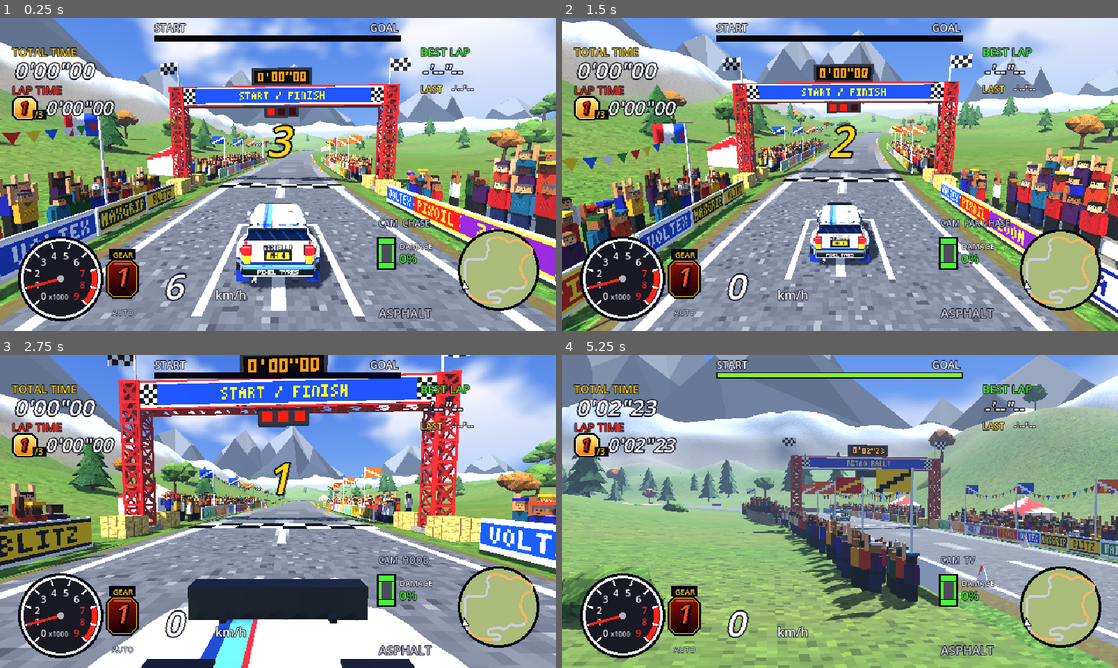
Above: before the commit, frames 1-4 (two rows, left to right).
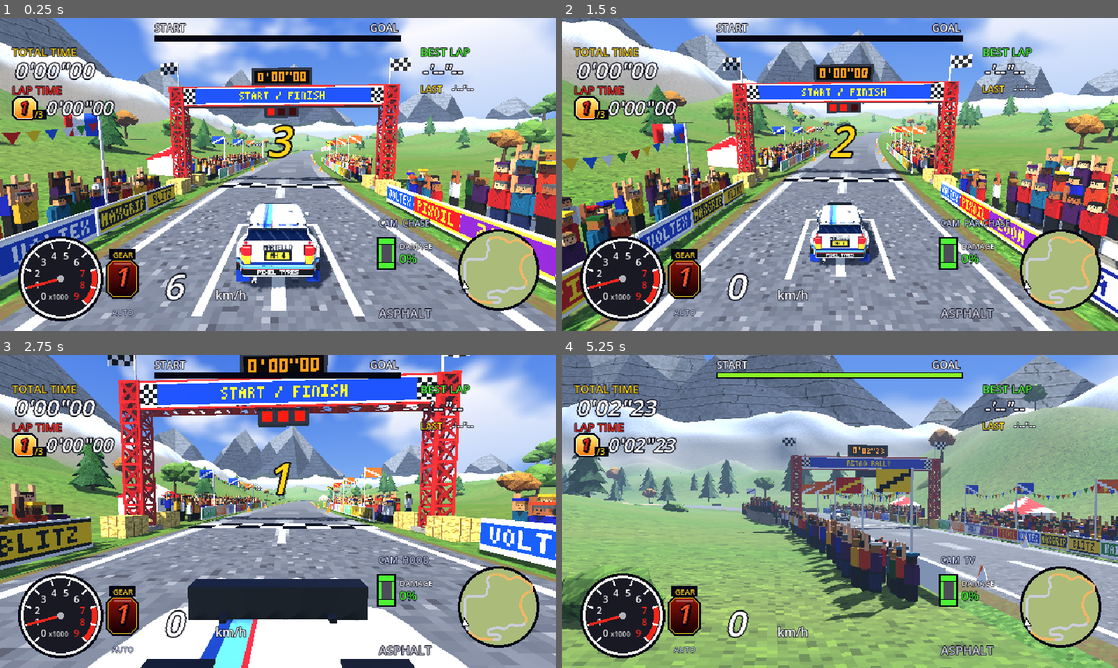
Above: after the commit, the same moments.

Repository: NiklasRenner/opus-rally-game
Game: Godot game, scene res://main.tscn
Same seed, same stepped clock (60 frames per second), same inputs: the game is played once before the commit and once after it. This scene is started directly instead of the project's main scene.
Inputs (mouse positions are in pixels of both pictures, inside the frame that each line leads up to):
- Up to frame 1 (0.25 s): no input
- Up to frame 2 (1.5 s): tap Enter (ui_accept) at 0.5, 0.77, 1.07 s; move the mouse to (962, 158) at 0.52 s; hold D (steer_right) 0.53-1.25 s; hold C (camera) 0.53-1.25 s; click (962, 158) at 0.67 s; drag from (728, 190) to (812, 237) at 1.27 s
- Up to frame 3 (2.75 s): move the mouse to (333, 442) at 2.02 s; hold D (steer_right) from 2.03 s (still down); hold C (camera) from 2.03 s (still down)
- Up to frame 4 (5.25 s): release D (steer_right) at 2.75 s; release C (camera) at 2.75 s; drag from (812, 574) to (673, 464) at 2.77 s; move the mouse to (1006, 558) at 3.52 s; hold A (steer_left) 3.53-4.25 s; hold C (camera) 3.53-4.25 s; tap Enter (ui_accept) at 3.77, 4.07 s; tap F2 (look) at 4.15 s; drag from (673, 464) to (756, 433) at 4.27 s; move the mouse to (867, 511) at 5.02 s; hold S (brake) from 5.03 s (still down); hold C (camera) from 5.03 s (still down); click (867, 511) at 5.17 s

The runs differ from the first frame. In frame 1, 0.8% of the frame differs, in the area x 0-98%, y 0-35%; in frame 2, 1.1%; in frame 3, 1.0%; in frame 4, 1.6%, in the area x 0-95%, y 0-24%.

Commit message:
Give the background mountains a pixel detail texture
Rock gets bedding lines with a lit ledge above and cracks running down,
the wasteland ash layers washed into streaks, the jungle a canopy of
treetops lit on top. The map runs level across each face so the strata
stay horizontal. The mountain code moves into its own Mountains class with
a style per theme, so other stages can reuse it; shapes are unchanged.

Co-Authored-By: Claude Opus 5.5 (1M context) <noreply@anthropic.com>

Diff:
--- /dev/null
+++ b/scripts/mountains.gd
@@ -0,0 +1,170 @@
+class_name Mountains
+extends RefCounted
+## Faceted background mountains: a peak, two jittered rings of ridge points
+## and a ragged base, coloured by height (low slopes, rock, then snow or
+## whatever stands in for it), shaded per face from a fixed light and
+## textured with a small pixel detail map (rock strata, ash layers, forest
+## canopy) that multiplies the colour.
+## They're unshaded and skip the stage fog, which would wash them out to flat
+## shapes at this distance; a fixed share of the haze colour is mixed in
+## instead. A new theme only needs an entry in STYLES (and, if none of the
+## detail maps suit it, a new one in _detail()).
+
+const STYLES := {
+	"": {"low": Color(0.36, 0.44, 0.40), "rock": Color(0.42, 0.46, 0.56), "top": Color(0.94, 0.96, 1.0), "detail": "rock"},
+	"wasteland": {"low": Color(0.34, 0.26, 0.20), "rock": Color(0.40, 0.31, 0.24), "top": Color(0.54, 0.47, 0.40),
+		"detail": "ash"},  # ash, not snow
+	"jungle": {"low": Color(0.18, 0.32, 0.20), "rock": Color(0.24, 0.38, 0.27), "top": Color(0.32, 0.46, 0.32),
+		"detail": "forest"},  # forest right to the top
+}
+const TILE := 110.0  # metres of mountainside per repeat of the detail map
+const LIGHT := Vector3(-0.55, 0.65, 0.5)
+
+
+static func style(theme: String) -> Dictionary:
+	return STYLES.get(theme, STYLES[""])
+
+
+static func material(sty: Dictionary) -> StandardMaterial3D:
+	var mat := TexGen.material(detail(sty["detail"]), 1.0)
+	mat.vertex_color_use_as_albedo = true
+	mat.shading_mode = BaseMaterial3D.SHADING_MODE_UNSHADED
+	mat.cull_mode = BaseMaterial3D.CULL_DISABLED
+	mat.disable_fog = true
+	return mat
+
+
+## Add one mountain standing at `at` (its base centre), `h` tall and about
+## `base` wide at the foot, to `st`.
+static func add(st: SurfaceTool, rng: RandomNumberGenerator, at: Vector3, h: float, base: float,
+		sty: Dictionary, haze: Color) -> void:
+	var sides := 9
+	var snow_line := rng.randf_range(0.6, 0.72)
+	var rings: Array = [[at + Vector3(rng.randf_range(-20, 20), h, rng.randf_range(-20, 20))]]
+	for ring in [[0.32, 0.66], [0.66, 0.3], [1.0, 0.0]]:
+		var pts: Array = []
+		var twist := rng.randf_range(0.0, TAU / sides)
+		for s in sides:
+			var ang := TAU * s / sides + twist + rng.randf_range(-0.12, 0.12)
+			var rr: float = base * ring[0] * rng.randf_range(0.75, 1.15)
+			# ridges: every other point stands proud, the gullies between sink
+			var y: float = h * ring[1] * (rng.randf_range(1.0, 1.25) if s % 2 == 0 else rng.randf_range(0.7, 0.95))
+			pts.append(at + Vector3(cos(ang) * rr, y if (ring[1] as float) > 0.0 else -8.0, sin(ang) * rr))
+		rings.append(pts)
+	for ring in 3:
+		var inner: Array = rings[ring]
+		var outer: Array = rings[ring + 1]
+		for s in sides:
+			var o0: Vector3 = outer[s]
+			var o1: Vector3 = outer[(s + 1) % sides]
+			if ring == 0:
+				_tri(st, rng, [inner[0], o1, o0], at.y, h, snow_line, sty, haze)
+			else:
+				var i0: Vector3 = inner[s]
+				var i1: Vector3 = inner[(s + 1) % sides]
+				_tri(st, rng, [i0, i1, o0], at.y, h, snow_line, sty, haze)
+				_tri(st, rng, [i1, o1, o0], at.y, h, snow_line, sty, haze)
+
+
+static func _tri(st: SurfaceTool, rng: RandomNumberGenerator, v: Array, foot: float, h: float, snow_line: float,
+		sty: Dictionary, haze: Color) -> void:
+	var n := ((v[1] - v[0]) as Vector3).cross(v[2] - v[0]).normalized()
+	if n.y < 0.0:
+		n = -n
+	var y := (((v[0] as Vector3).y + (v[1] as Vector3).y + (v[2] as Vector3).y) / 3.0 - foot) / h
+	var c: Color = sty["low"]
+	if y > snow_line:
+		c = sty["top"]
+	elif y > snow_line - 0.08 and rng.randf() < 0.5:
+		c = (sty["top"] as Color).lerp(sty["rock"], 0.5)  # ragged edge of the snow
+	elif y > 0.2:
+		c = sty["rock"]
+	# steep faces show bare rock even low down
+	if n.y < 0.45 and y > 0.12 and y <= snow_line:
+		c = (sty["rock"] as Color).darkened(0.12)
+	c = (c * (0.62 + 0.38 * maxf(n.dot(LIGHT.normalized()), 0.0))).lerp(haze, 0.4)
+	# the detail map runs level across the face and straight up it, so the
+	# strata stay horizontal whichever way the face looks
+	var across_x := absf(n.x) < absf(n.z)
+	for p in v:
+		var q := p as Vector3
+		st.set_color(Color(c.r, c.g, c.b))
+		st.set_uv(Vector2((q.x if across_x else q.z) / TILE, -q.y / TILE))
+		st.add_vertex(q)
+
+
+# --------------------------------------------------------------------------- detail maps
+
+## Greyscale detail that multiplies the face colour: "rock", "ash" or "forest".
+static func detail(kind: String) -> ImageTexture:
+	return TexGen.cached("mountain_" + kind, _detail.bind(kind))
+
+
+static func _detail(kind: String) -> ImageTexture:
+	var rng := RandomNumberGenerator.new()
+	rng.seed = hash(kind) + 31
+	var img := Image.create(64, 64, false, Image.FORMAT_RGB8)
+	# chunky 2 x 2 grain under everything
+	for y in range(0, 64, 2):
+		for x in range(0, 64, 2):
+			var g := rng.randf_range(0.86, 1.0)
+			img.fill_rect(Rect2i(x, y, 2, 2), Color(g, g, g))
+	match kind:
+		"ash":
+			# soft layers of ash and cinder, washed into streaks down the slope
+			var y0 := 0
+			var dark := false
+			while y0 < 64:
+				var th := rng.randi_range(3, 6)
+				if dark:
+					for y in range(y0, mini(y0 + th, 64)):
+						for x in 64:
+							_mul(img, x, y, 0.84)
+				y0 += th
+				dark = not dark
+			for i in 10:
+				var x := rng.randi_range(0, 63)
+				var y := rng.randi_range(0, 63)
+				for s in rng.randi_range(5, 14):
+					_mul(img, x, (y + s) % 64, 0.78)
+		"forest":
+			# treetops: rounded clumps, lit on top, shadowed underneath
+			img.fill(Color(0.78, 0.78, 0.78))
+			for i in 90:
+				var cx := rng.randi_range(0, 63)
+				var cy := rng.randi_range(0, 63)
+				var r := rng.randi_range(2, 3)
+				for dy in range(-r, r + 1):
+					for dx in range(-r, r + 1):
+						if dx * dx + dy * dy <= r * r:
+							var g := 1.0 if dy < 0 else (0.9 if dy == 0 else 0.82)
+							img.set_pixel(posmod(cx + dx, 64), posmod(cy + dy, 64), Color(g, g, g))
+				img.set_pixel(posmod(cx + 1, 64), posmod(cy + r + 1, 64), Color(0.6, 0.6, 0.6))
+		_:
+			# rock strata: dark bedding lines with a lit ledge above, stepping
+			# a pixel up or down now and then, and cracks running down
+			var y := 3
+			while y < 64:
+				var wave := 0
+				for x in 64:
+					if x % 9 == 0 and rng.randf() < 0.5:
+						wave = clampi(wave + rng.randi_range(-1, 1), -1, 1)
+					_mul(img, x, posmod(y + wave, 64), 0.72)
+					_grey(img, x, posmod(y + wave - 1, 64), 1.0)
+				y += rng.randi_range(8, 12)
+			for i in 9:
+				var x := rng.randi_range(0, 63)
+				var cy := rng.randi_range(0, 63)
+				for s in rng.randi_range(4, 10):
+					x = posmod(x + (rng.randi_range(-1, 1) if s % 3 == 0 else 0), 64)
+					_mul(img, x, (cy + s) % 64, 0.7)
+	return TexGen._tex(img)
+
+
+static func _mul(img: Image, x: int, y: int, f: float) -> void:
+	var c := img.get_pixel(x, y)
+	img.set_pixel(x, y, Color(c.r * f, c.g * f, c.b * f))
+
+
+static func _grey(img: Image, x: int, y: int, g: float) -> void:
+	img.set_pixel(x, y, Color(g, g, g))
--- a/scripts/track_builder.gd
+++ b/scripts/track_builder.gd
@@ -983,105 +983,38 @@
 	barrel.add_child(lid)
 
 
-## Ranges of faceted peaks on the skyline: each one a few overlapping
-## mountains with jagged ridges, snow (or ash, or forest) above the rock and
-## shading baked into the faces, so they sit with the low-poly hills and
-## trees without needing the sun. The stage fog would wash them out to flat
-## blue shapes at this distance, so they skip it and take a fixed share of
-## the haze colour instead.
+## Ranges of faceted peaks on the skyline (see Mountains), each one to three
+## overlapping mountains spread along the horizon.
 func _build_mountains() -> void:
-	var mat := StandardMaterial3D.new()
-	mat.vertex_color_use_as_albedo = true
-	mat.shading_mode = BaseMaterial3D.SHADING_MODE_UNSHADED
-	mat.cull_mode = BaseMaterial3D.CULL_DISABLED
-	mat.disable_fog = true
+	var sty := Mountains.style(_theme())
+	var mat := Mountains.material(sty)
 	var haze: Color = Conditions.palette(_theme(), rain)["fog"]
 	# own generator, so what's built after the mountains doesn't move
-	var stage_rng := _rng
-	_rng = RandomNumberGenerator.new()
-	_rng.seed = int(map["seed"]) + 13
-	var cols := {"low": Color(0.36, 0.44, 0.40), "rock": Color(0.42, 0.46, 0.56), "top": Color(0.94, 0.96, 1.0)}
-	if _theme() == "wasteland":
-		cols = {"low": Color(0.34, 0.26, 0.20), "rock": Color(0.40, 0.31, 0.24), "top": Color(0.54, 0.47, 0.40)}  # ash, not snow
-	elif _theme() == "jungle":
-		cols = {"low": Color(0.18, 0.32, 0.20), "rock": Color(0.24, 0.38, 0.27), "top": Color(0.32, 0.46, 0.32)}  # forest to the top
+	var rng := RandomNumberGenerator.new()
+	rng.seed = int(map["seed"]) + 13
 	for k in 22:
-		var a := TAU * k / 22.0 + _rng.randf_range(-0.1, 0.1)
-		var r := _rng.randf_range(900.0, 1150.0) * _world_half / 560.0
+		var a := TAU * k / 22.0 + rng.randf_range(-0.1, 0.1)
+		var r := rng.randf_range(900.0, 1150.0) * _world_half / 560.0
 		var pos := Vector3(_center.x + cos(a) * r, -10.0, _center.y + sin(a) * r)
 		if _in_water(pos.x, pos.z, 200.0):
 			continue
 		var st := SurfaceTool.new()
 		st.begin(Mesh.PRIMITIVE_TRIANGLES)
-		# one main peak and up to two lower ones beside it, spread along the skyline
+		# one main peak and up to two lower ones beside it
 		var along := Vector3(-sin(a), 0, cos(a))
-		var peaks := _rng.randi_range(1, 3)
+		var peaks := rng.randi_range(1, 3)
 		for m in peaks:
-			var h := _rng.randf_range(160.0, 360.0) * (1.0 if m == 0 else _rng.randf_range(0.55, 0.8))
-			var off := along * (0.0 if m == 0 else _rng.randf_range(-1.0, 1.0) * 220.0) + Vector3(cos(a), 0, sin(a)) * m * 60.0
-			_mountain(st, off, h, _rng.randf_range(180.0, 300.0) * (h / 300.0 + 0.3), cols, haze)
+			var h := rng.randf_range(160.0, 360.0) * (1.0 if m == 0 else rng.randf_range(0.55, 0.8))
+			var off := along * (0.0 if m == 0 else rng.randf_range(-1.0, 1.0) * 220.0) + Vector3(cos(a), 0, sin(a)) * m * 60.0
+			Mountains.add(st, rng, off, h, rng.randf_range(180.0, 300.0) * (h / 300.0 + 0.3), sty, haze)
 		var mi := MeshInstance3D.new()
 		mi.mesh = st.commit()
 		mi.material_override = mat
 		mi.cast_shadow = GeometryInstance3D.SHADOW_CASTING_SETTING_OFF
 		mi.position = pos
 		add_child(mi)
-	_rng = stage_rng
 	for i in 22 * 13:  # what the old cone mountains drew from the stage's generator
 		_rng.randf()
-
-
-## One faceted mountain: a peak, two jittered rings of ridge points and a
-## ragged base, coloured by height and shaded per face from a fixed light.
-func _mountain(st: SurfaceTool, at: Vector3, h: float, base: float, cols: Dictionary, haze: Color) -> void:
-	var sides := 9
-	var light := Vector3(-0.55, 0.65, 0.5).normalized()
-	var snow_line := _rng.randf_range(0.6, 0.72)
-	var rings: Array = [[at + Vector3(_rng.randf_range(-20, 20), h, _rng.randf_range(-20, 20))]]
-	for ring in [[0.32, 0.66], [0.66, 0.3], [1.0, 0.0]]:
-		var pts: Array = []
-		var twist := _rng.randf_range(0.0, TAU / sides)
-		for s in sides:
-			var ang := TAU * s / sides + twist + _rng.randf_range(-0.12, 0.12)
-			var rr: float = base * ring[0] * _rng.randf_range(0.75, 1.15)
-			# ridges: every other point stands proud, the gullies between sink
-			var y: float = h * ring[1] * (_rng.randf_range(1.0, 1.25) if s % 2 == 0 else _rng.randf_range(0.7, 0.95))
-			pts.append(at + Vector3(cos(ang) * rr, y if (ring[1] as float) > 0.0 else -8.0, sin(ang) * rr))
-		rings.append(pts)
-	for ring in 3:
-		var inner: Array = rings[ring]
-		var outer: Array = rings[ring + 1]
-		for s in sides:
-			var o0: Vector3 = outer[s]
-			var o1: Vector3 = outer[(s + 1) % sides]
-			if ring == 0:
-				_mountain_tri(st, [inner[0], o1, o0], h, snow_line, cols, light, haze)
-			else:
-				var i0: Vector3 = inner[s]
-				var i1: Vector3 = inner[(s + 1) % sides]
-				_mountain_tri(st, [i0, i1, o0], h, snow_line, cols, light, haze)
-				_mountain_tri(st, [i1, o1, o0], h, snow_line, cols, light, haze)
-
-
-func _mountain_tri(st: SurfaceTool, v: Array, h: float, snow_line: float, cols: Dictionary, light: Vector3, haze: Color) -> void:
-	var n := ((v[1] - v[0]) as Vector3).cross(v[2] - v[0]).normalized()
-	if n.y < 0.0:
-		n = -n
-	var y := ((v[0] as Vector3).y + (v[1] as Vector3).y + (v[2] as Vector3).y) / 3.0 / h
-	var c: Color = cols["low"]
-	if y > snow_line:
-		c = cols["top"]
-	elif y > snow_line - 0.08 and _rng.randf() < 0.5:
-		c = (cols["top"] as Color).lerp(cols["rock"], 0.5)  # ragged edge of the snow
-	elif y > 0.2:
-		c = cols["rock"]
-	# steep faces show bare rock even low down
-	if n.y < 0.45 and y > 0.12 and y <= snow_line:
-		c = (cols["rock"] as Color).darkened(0.12)
-	c = (c * (0.62 + 0.38 * maxf(n.dot(light), 0.0))).lerp(haze, 0.4)
-	for p in v:
-		st.set_color(Color(c.r, c.g, c.b))
-		st.add_vertex(p)
 
 
 # --------------------------------------------------------------------------- water, tunnel, wrecks
Not shown, added: scripts/mountains.gd.uid
